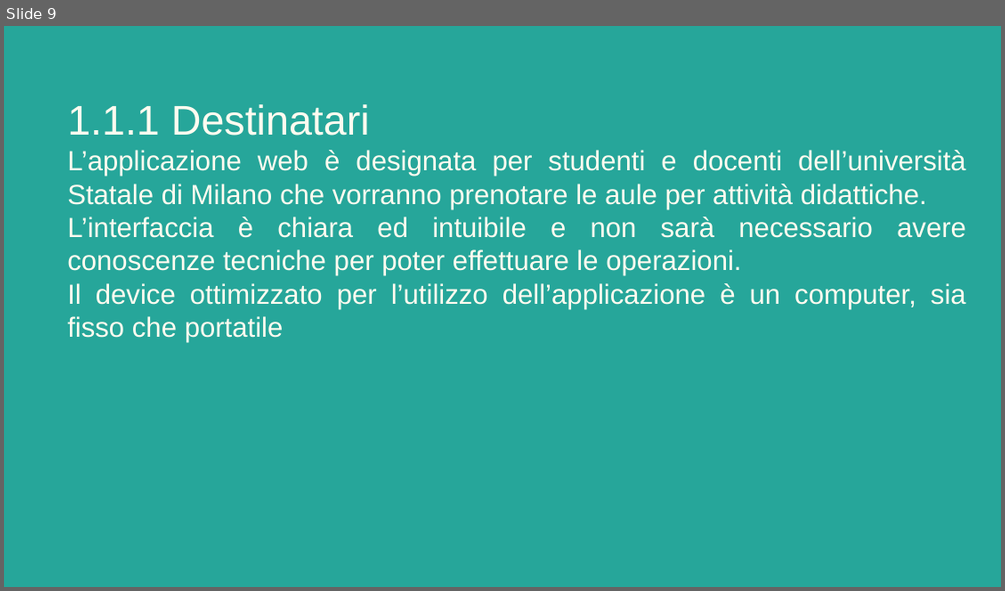
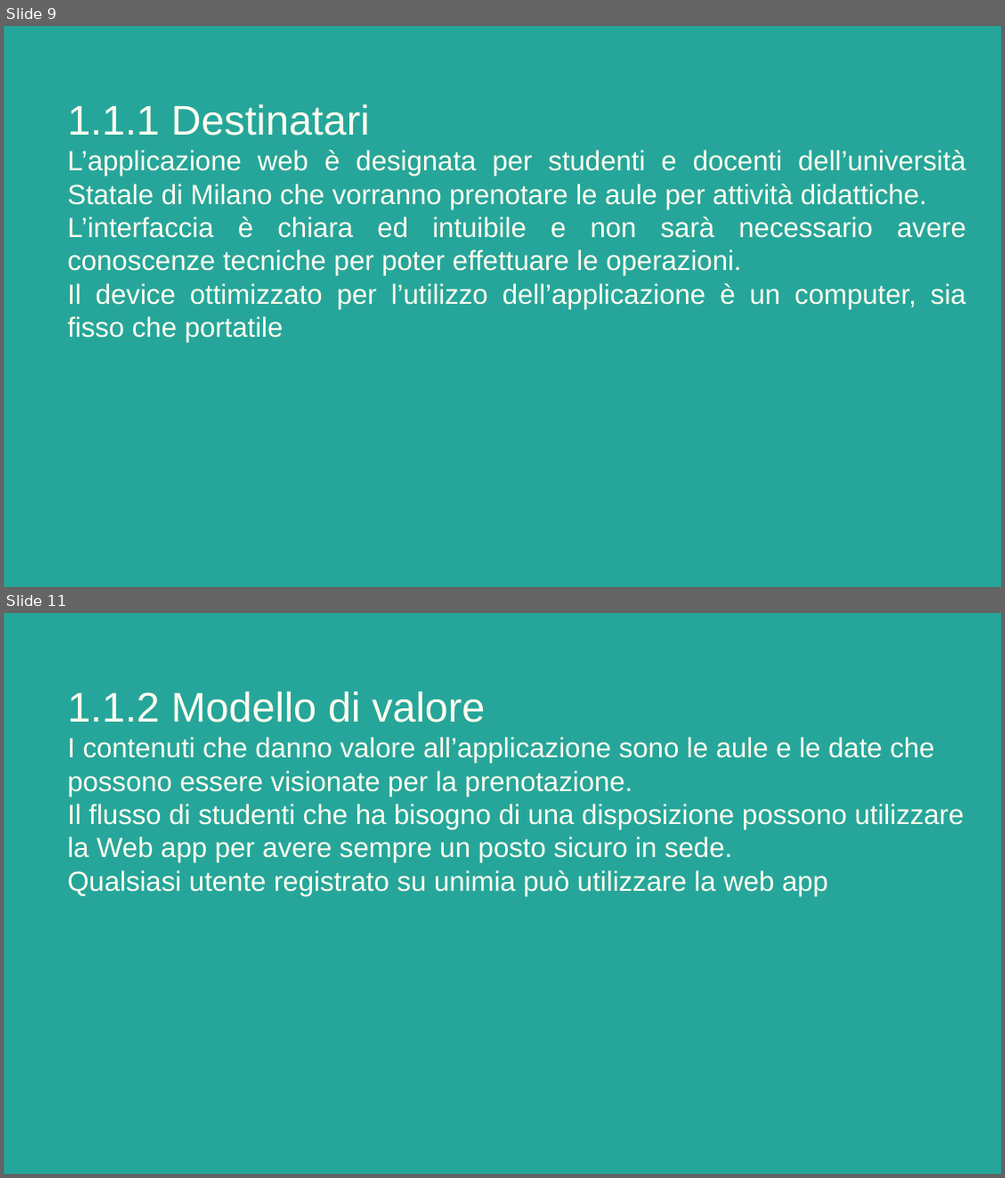
Before and after one commit to Giulia248/UniBookMi, a slide deck: others/Relazione UniBookMi.pptx. Shown one above the other, each under a label of ours: slide 9 before the commit, slides 9 and 11 after it; the slides between them are not shown. The pictures are 1005x591 and 1005x1178 pixels, drawn with LibreOffice and Linux fonts; fonts in the diff are those of the drawing. Boxes give left, top, right and bottom in pixels: in the first picture for what was removed or moved away, otherwise in the second. Text is boxed around its words. In the diff, an @@ line names an element or a change of style, - is before the commit and + after.

```diff
--- a/others/Relazione UniBookMi.pptx
+++ b/others/Relazione UniBookMi.pptx
@@ slide 11 added at (4, 613, 1001, 1174), background #26A69A @@
@@ title added at (67, 691, 964, 896), 20 pt, text #FFFBF0 @@
+1.1.2 Modello di valore
+I contenuti che danno valore all’applicazione sono le aule e le date che possono essere visionate per la prenotazione.
+Il flusso di studenti che ha bisogno di una disposizione possono utilizzare la Web app per avere sempre un posto sicuro in sede.
+Qualsiasi utente registrato su unimia può utilizzare la web app
```
Also in this commit, not shown: 3 other slides added, 1 other file.
